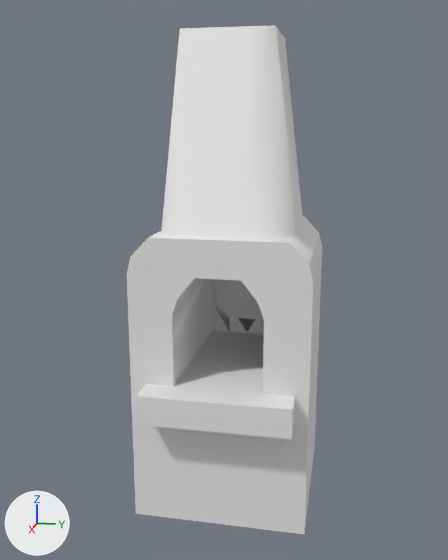
The OBJ model res/models/Oven001.obj as it was, and as the next commit left it.
Camera for both pictures: a 50 mm lens placed at (130.0, 23.3, 50.1), pointed at (3.9, -1.9, 18.5). Every picture has the same lights, and +X, +Y and +Z are marked at lower left. Where no turn or scale is listed for an object, it has been applied to the vertices.

Objects in the first picture: 'Oven001'.
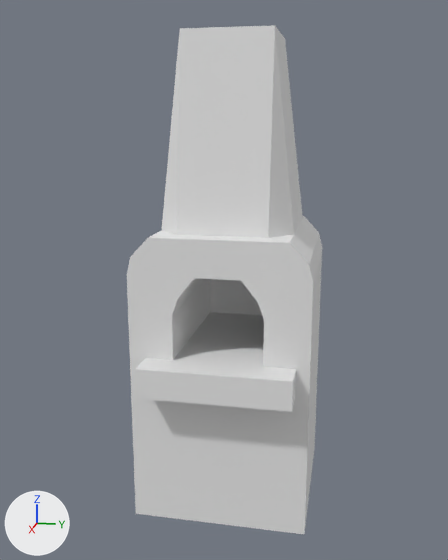
The newer file is also turned or shifted as a whole; pictures and numbers use the older file's frame.

Changed parts and their boxes [x1, y1, x2, y2] in the pictures (448 x 560 px; the box of a moved part takes in the faces that stretch with it):
part 1 of me_oven001, moved or reshaped: before [136, 331, 295, 439]; after [135, 312, 296, 412]
part 2 of me_oven001, moved or reshaped: before [172, 278, 264, 385]; after [172, 278, 262, 360]

The change in detail:
me_oven001 is used by ob_oven001; location (0.0, 0.0, 0.0).
me_oven001 had 394 vertices, 438 faces and spanned x -17.5..24.5, y -18.3..17.7, z -30.3..68.1.
me_oven001 now has 415 vertices, 433 faces and spans x -17.5..24.5, y -18.3..17.7, z -30.3..68.1.
me_oven001 part 1: the loose piece of 8 vertices spanning x -17.4..24.5, y -15.0..15.0, z -6.2..-0.2 is moved by (0.0, 0.0, 5.5).
Part 2, on me_oven001:
4 vertices are removed from x -17.5, y -4.8..4.2, z 7.2..14.7.
70 faces are deleted.
20 new vertices lie (2.2, 0.0, 0.0) away from vertices in x -17.5, y -9.3..8.7, z -0.3..22.2.
5 new vertices lie (0.0, -4.5, 0.0) away from vertices in x -17.5..-15.3, y -0.3..8.7, z 7.2..29.7.
65 new faces join them, mat_wire_228214153 (white #e7e7e7).
